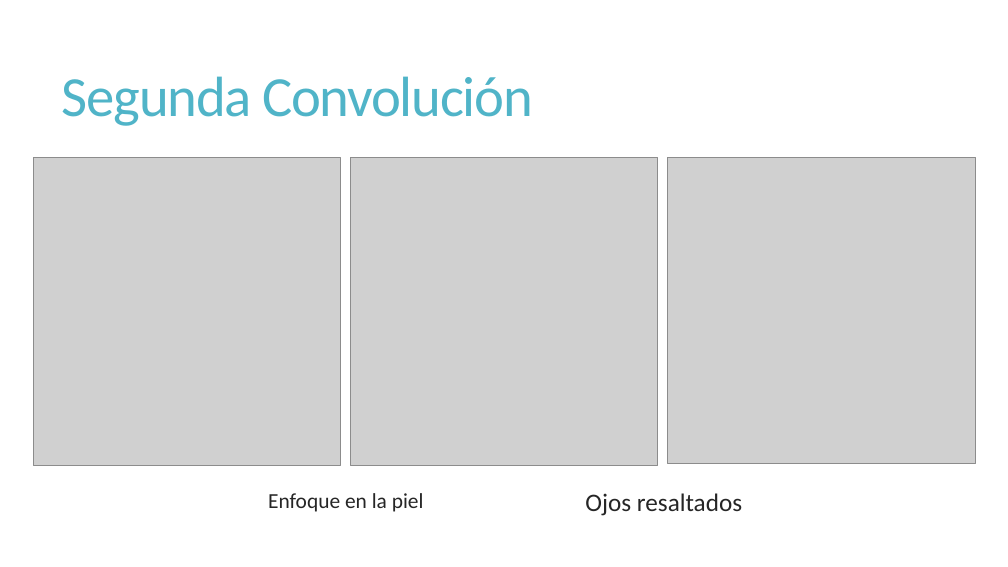
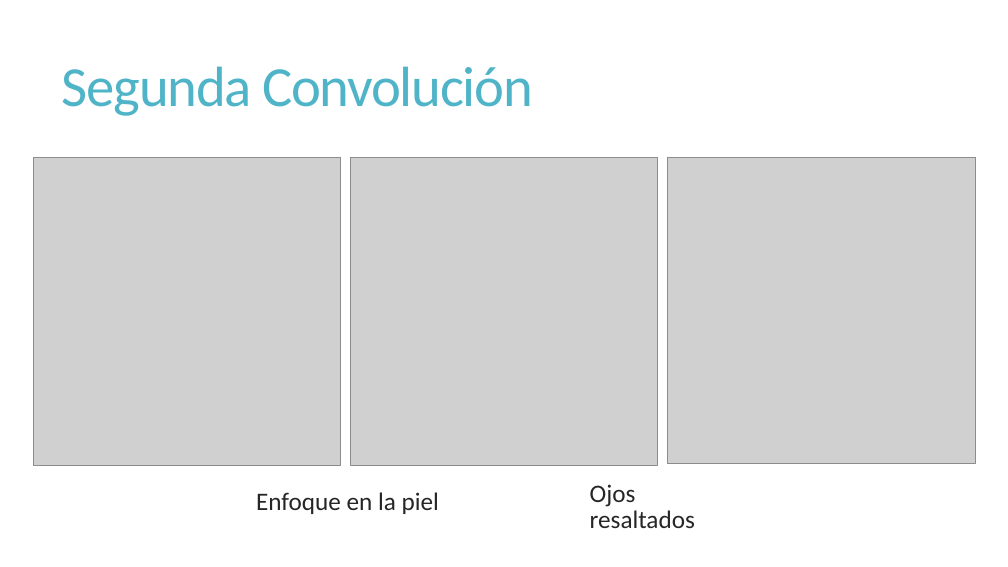
Before and after one commit to JoseGuzmanZamora/ArtClassification, a slide deck: slide 12 of ArtClassification.pptx. Drawn at 1008x567 pixels with LibreOffice and Linux fonts; fonts in the diff are those of the drawing; grey boxes stand for pictures. Boxes give left, top, right and bottom in pixels: in the first picture for what was removed or moved away, otherwise in the second. Text is boxed around its words. In the diff, an @@ line names an element or a change of style, - is before the commit and + after.

```diff
--- a/ArtClassification.pptx
+++ b/ArtClassification.pptx
@@ title "Segunda Convolución": place and size @@
-title "Segunda Convolución" at <box>62,76,533,126</box>
+title "Segunda Convolución" at <box>62,66,533,116</box>
@@ text "Ojos resaltados" rewrapped from <box>585,493,742,516</box> to <box>590,484,695,528</box> @@
@@ text "Enfoque en la piel": place and size @@
-text "Enfoque en la piel" at <box>268,493,424,512</box>
+text "Enfoque en la piel" at <box>256,492,439,514</box>
@@ text "Enfoque en la piel" at <box>256,492,439,514</box>: size 20.4 to 24 pt; line spacing 0.75 to 0.85 @@
```
Also in this commit, not shown: 13 other slides changed, 2 slides added, 1 slide removed, 19 other files.
